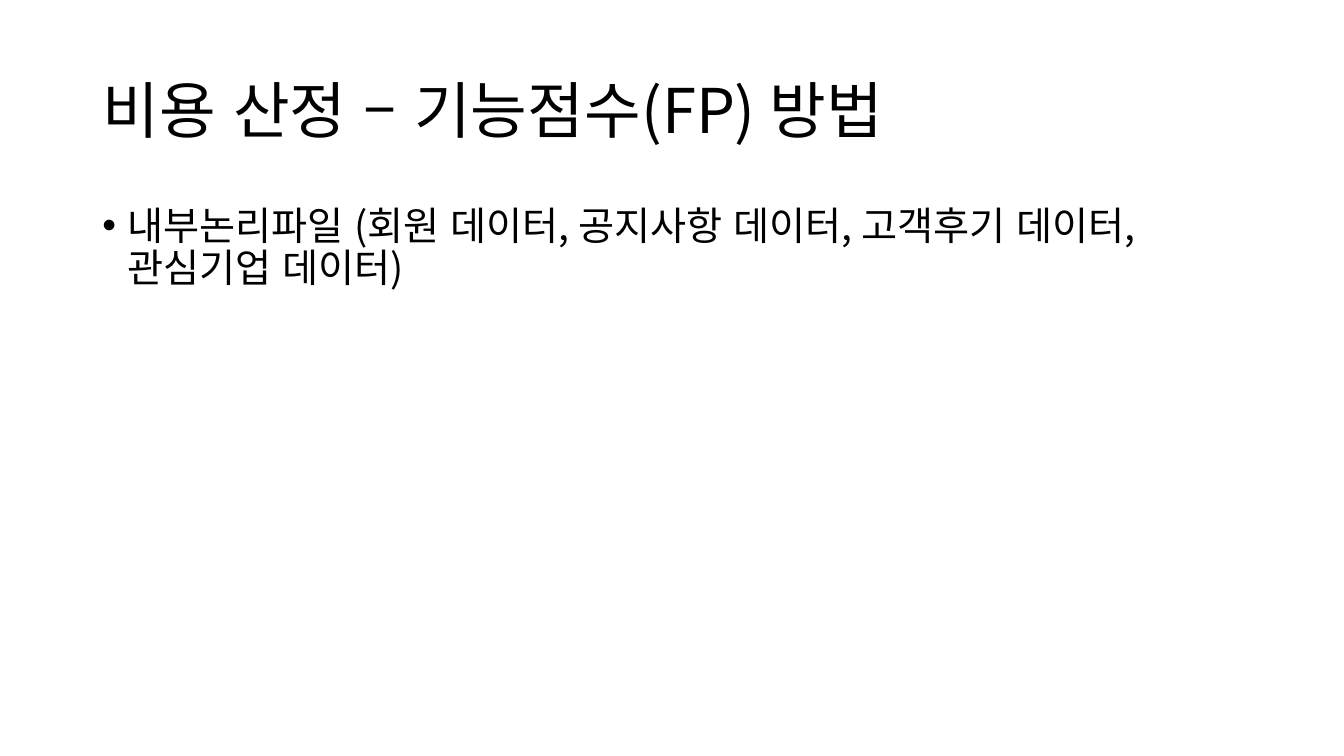
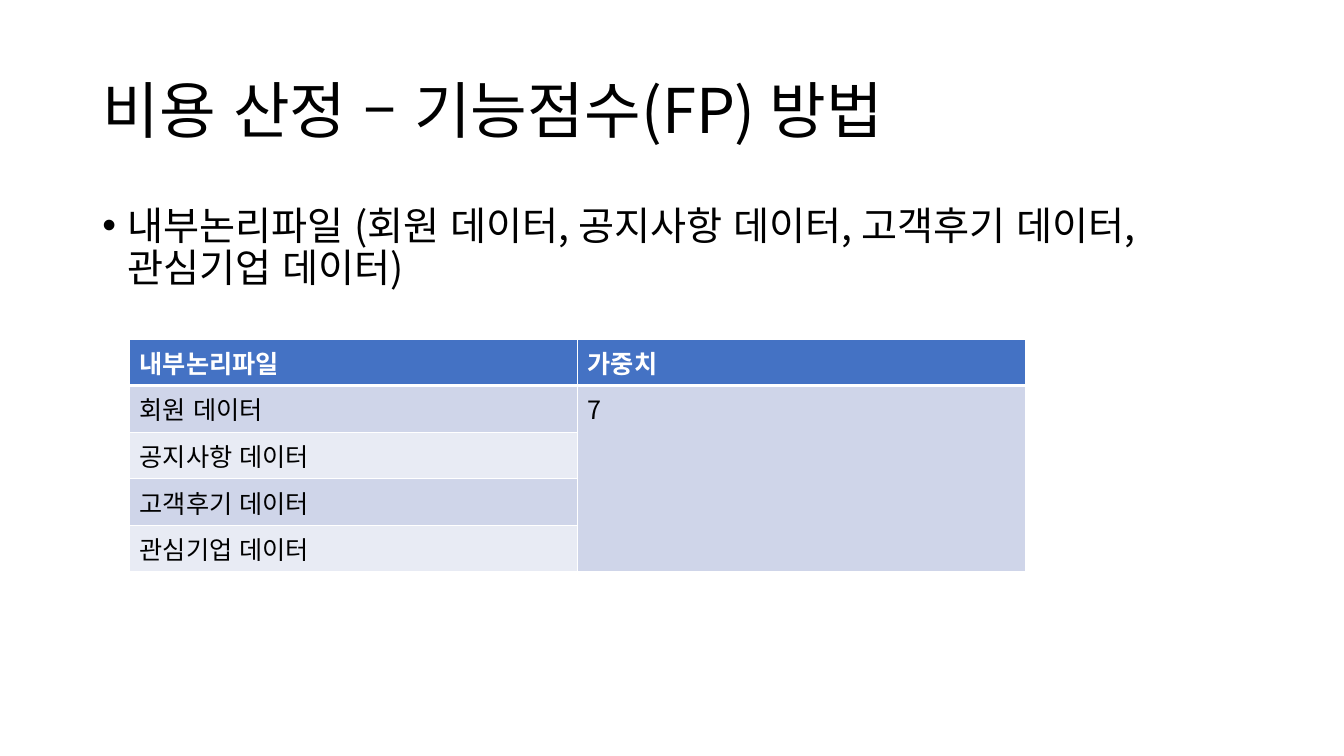
Before and after one commit to DrawGreen2021/Presentation, a slide deck: slide 12 of 팀 그릴그린 중간발표.pptx. Drawn at 1344x756 pixels with LibreOffice and Linux fonts; fonts in the diff are those of the drawing. Boxes give left, top, right and bottom in pixels: in the first picture for what was removed or moved away, otherwise in the second. Text is boxed around its words. In the diff, an @@ line names an element or a change of style, - is before the commit and + after.

Commit message:
기능점수 표 첨부

```diff
--- a/팀 그릴그린 중간발표.pptx
+++ b/팀 그릴그린 중간발표.pptx
@@ table added at (130,339,1025,565), 5 rows, 2 columns @@
+내부논리파일 | 가중치
+회원 데이터 | 7
+공지사항 데이터 | 
+고객후기 데이터 | 
+관심기업 데이터 | 
```
Also in this commit, not shown: 4 other slides changed, 2 slides removed.
